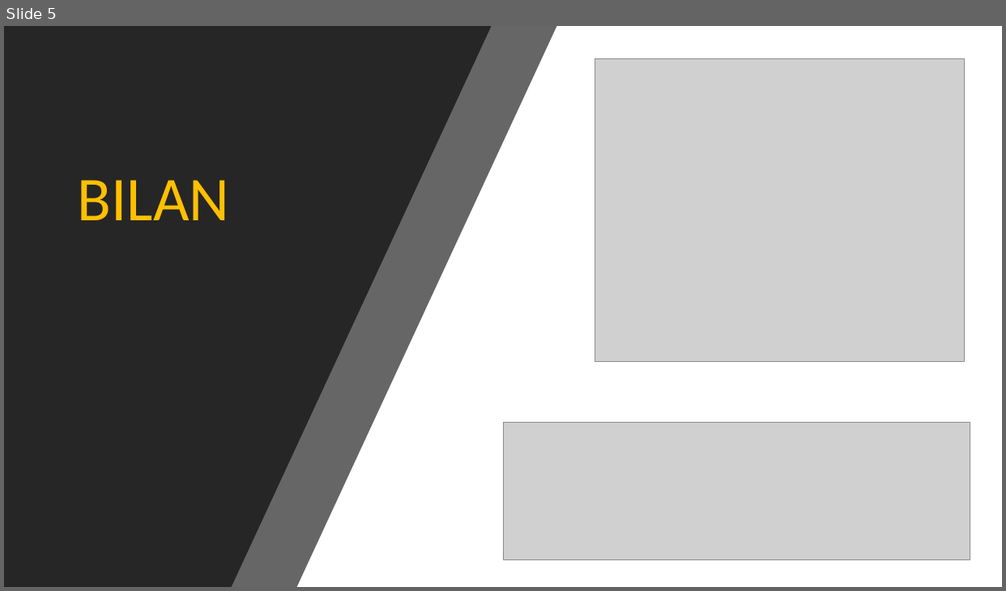
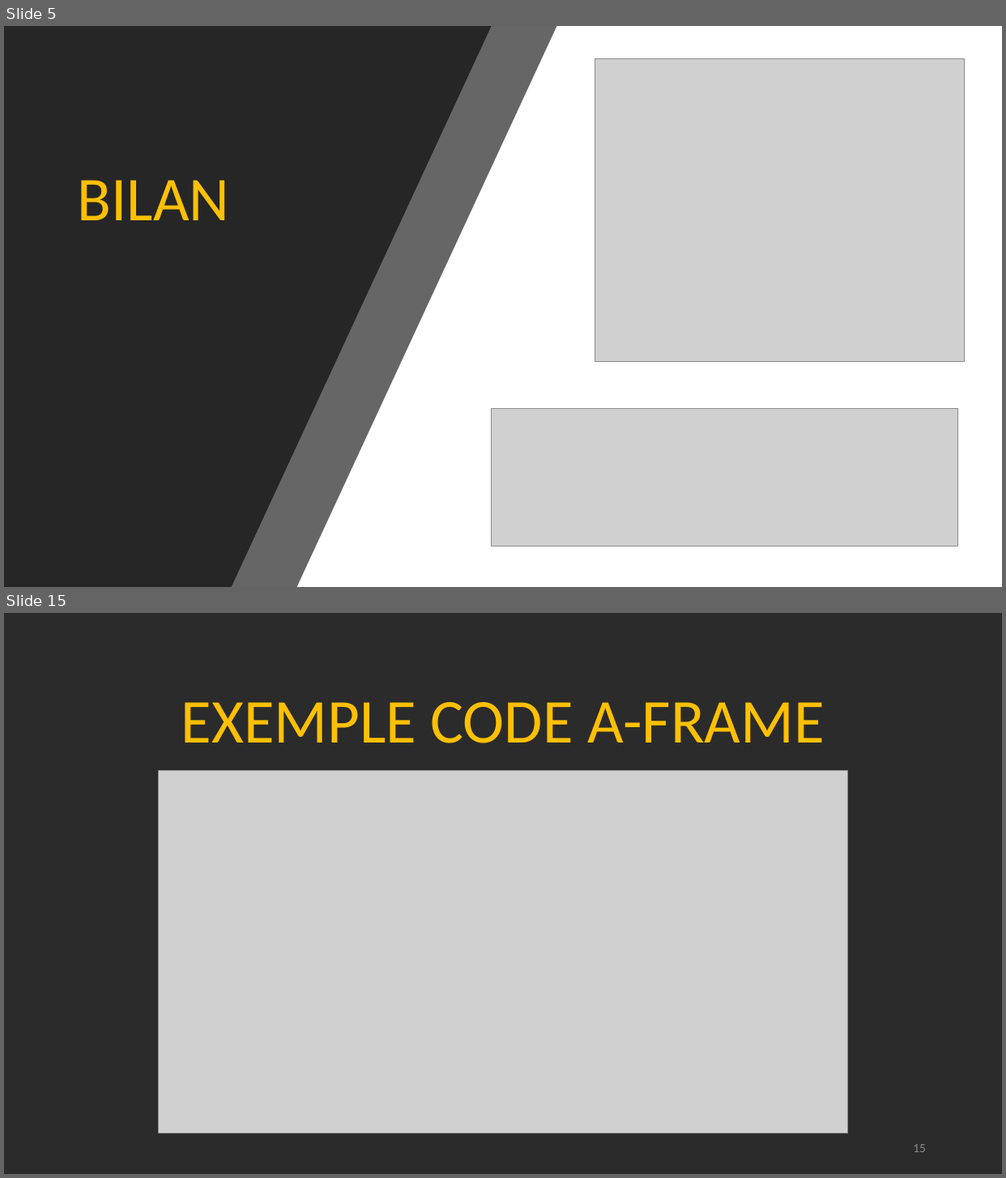
Before and after one commit to Victor-Mom/Projet-Tut-Documentation, a slide deck: Soutenance/Diaporama soutenance.pptx. Shown one above the other, each under a label of ours: slide 5 before the commit, slides 5 and 15 after it; the slides between them are not shown. The pictures are 1006x591 and 1006x1178 pixels, drawn with LibreOffice and Linux fonts; fonts in the diff are those of the drawing; grey boxes stand for pictures; background and template pictures are left out; a plain dark background stands for a picture behind light text. Boxes give left, top, right and bottom in pixels: in the first picture for what was removed or moved away, otherwise in the second. Text is boxed around its words. In the diff, an @@ line names an element or a change of style, - is before the commit and + after.

```diff
--- a/Soutenance/Diaporama soutenance.pptx
+++ b/Soutenance/Diaporama soutenance.pptx
@@ slide 15 added at [4,613,1002,1174], background picture (left out) @@
@@ title added at [181,702,824,743], 60 pt, text #FFC000 @@
+EXEMPLE CODE A-FRAME
@@ picture added at [158,771,849,1133] @@
@@ page number added at [913,1144,926,1152], 12 pt, text #8C8C8C @@
+15
@@ slide 5 changed as well @@
@@ picture: place and size @@
-picture at [503,423,970,561]
+picture at [492,408,958,546]
```
Also in this commit, not shown: 3 other slides changed, 10 other slides added, 1 slide removed.
